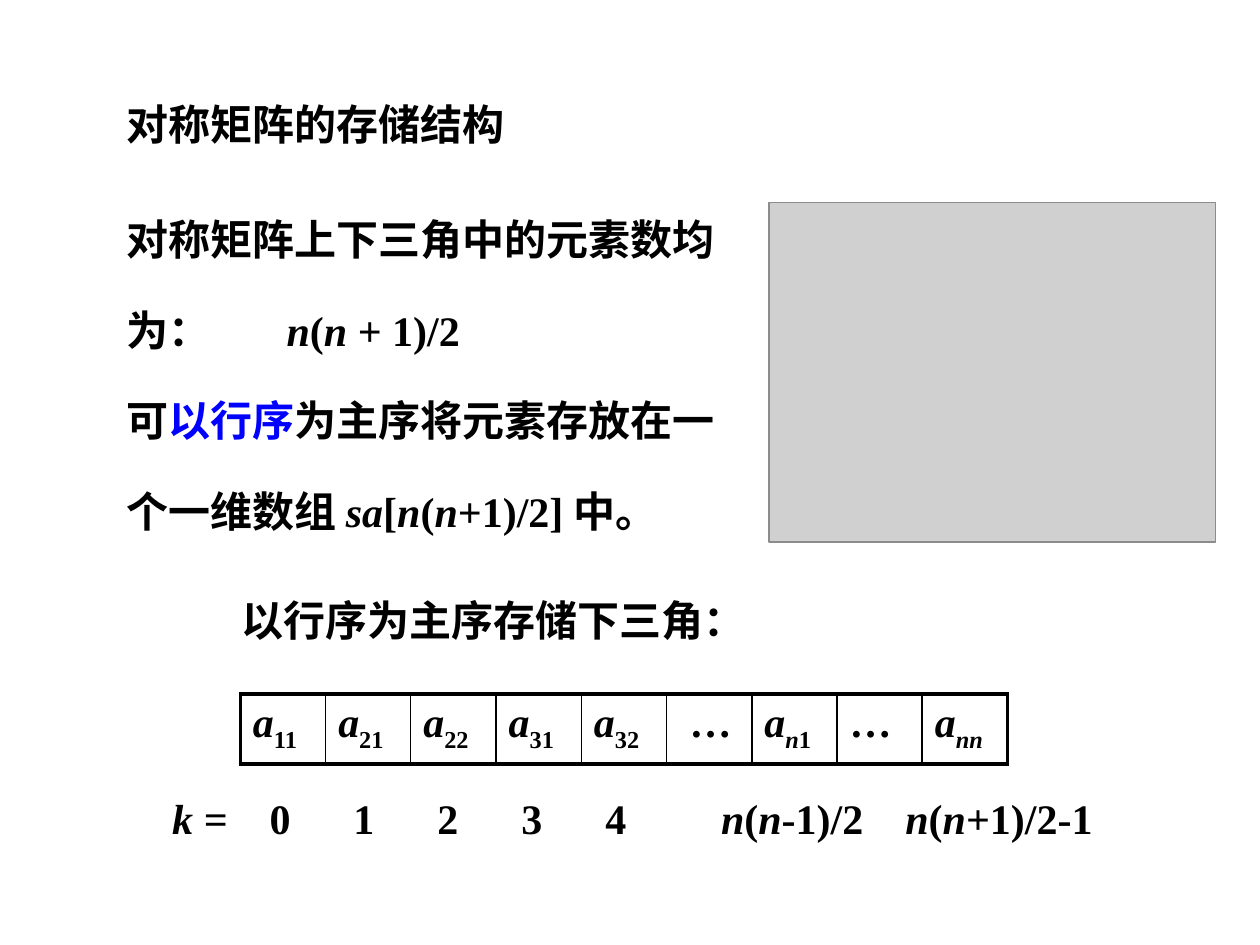
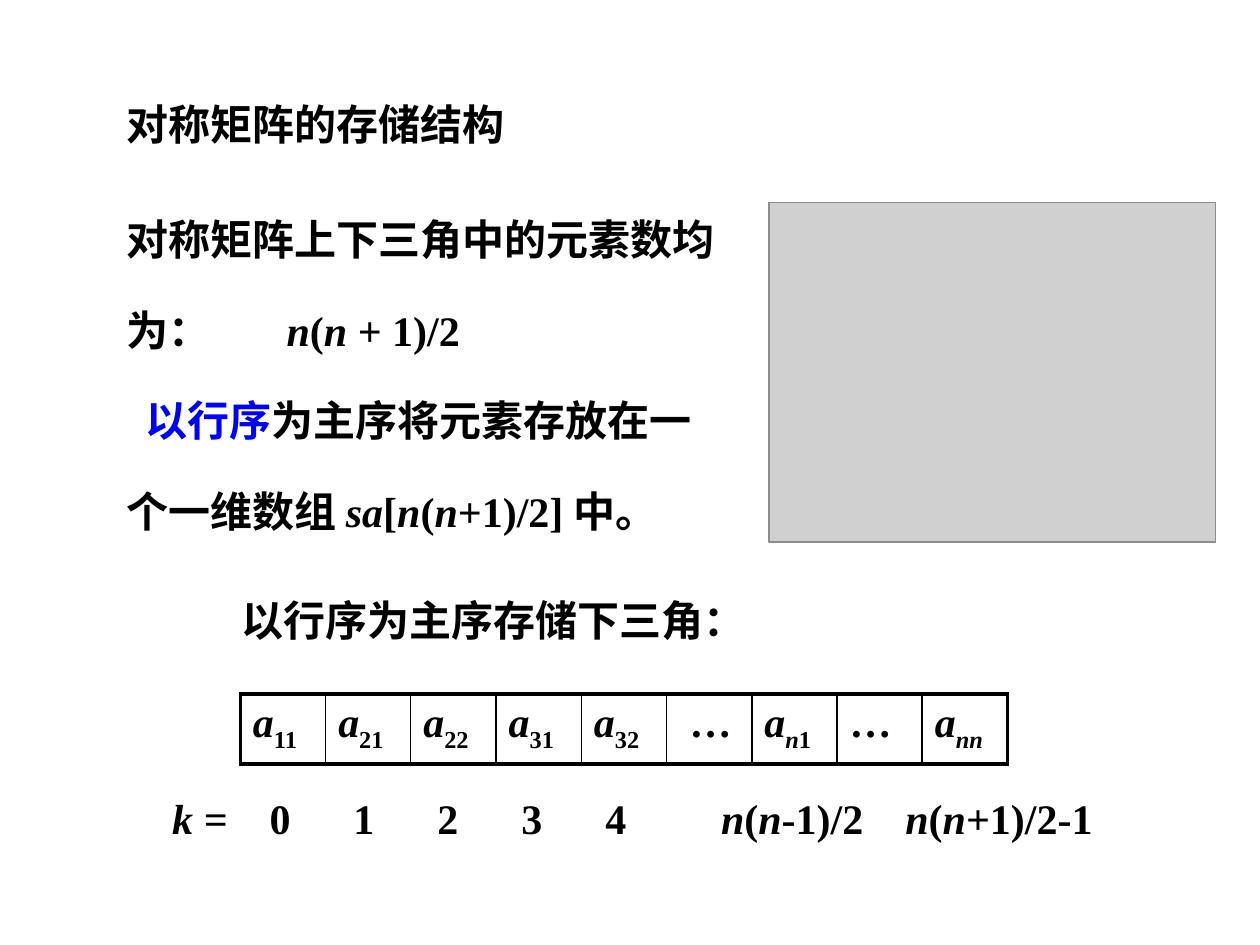
Before and after one commit to Gempittance/Data_Structur_Build, a slide deck: slide 25 of 数据结构PPT/ds5.pptx. Drawn at 1260x945 pixels with LibreOffice and Linux fonts; fonts in the diff are those of the drawing; grey boxes stand for pictures; background and template pictures are left out. Boxes give left, top, right and bottom in pixels: in the first picture for what was removed or moved away, otherwise in the second. Text is boxed around its words. In the diff, an @@ line names an element or a change of style, - is before the commit and + after.

```diff
--- a/数据结构PPT/ds5.pptx
+++ b/数据结构PPT/ds5.pptx
@@ text at box(145, 400, 691, 440): text changed @@
-可以行序为主序将元素存放在一
+以行序为主序将元素存放在一
```
Also in this commit, not shown: 3 other slides changed.
